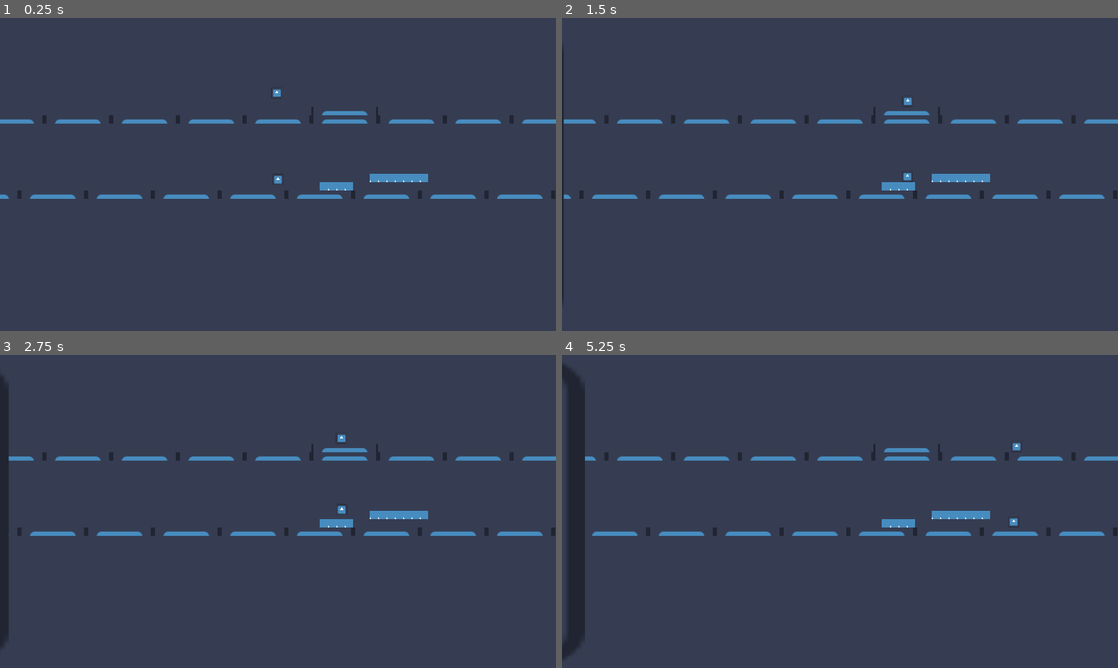
Above: before the commit, frames 1-4 (two rows, left to right).
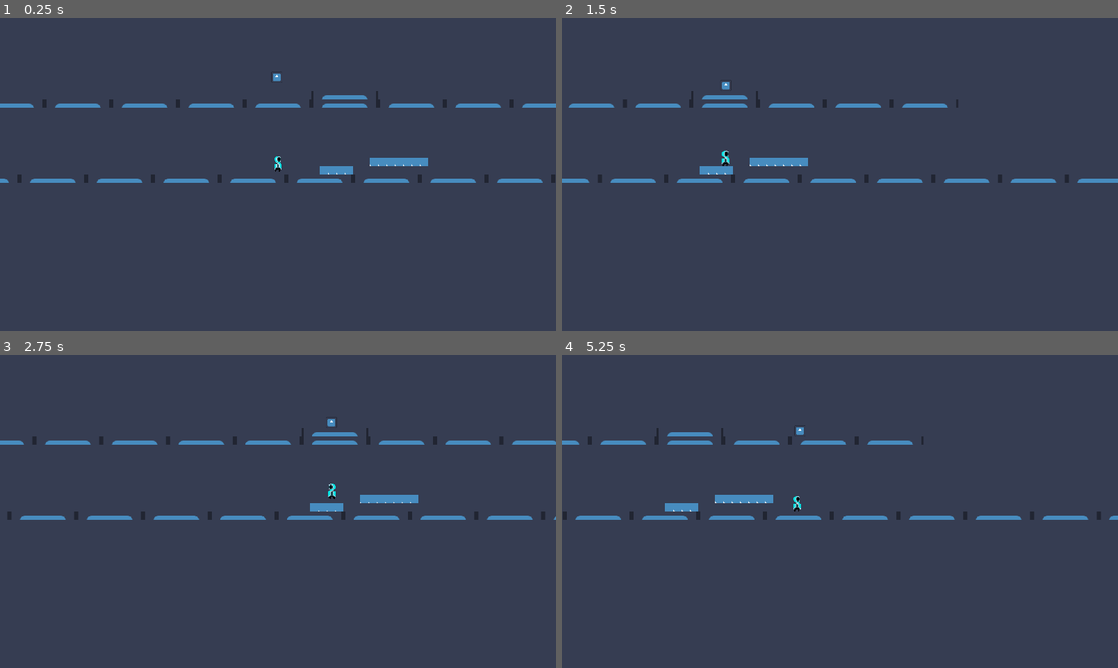
Above: after the commit, the same moments.

Repository: Crosgaard/DimensionHopperPlatformer
Game: Godot game, scene res://Scenes/test_lvl.tscn
The game is run twice, just before and just after one commit, with the same random seed, the same clock (stepped at 60 frames per second) and the same inputs. The engine's default icon, where the game draws it, is replaced by a stand-in: a white triangle on a blue panel in a dark square.
Inputs:
- Up to frame 1 (0.25 s): no input
- Up to frame 2 (1.5 s): tap Enter at 0.5 s; hold D (move_right) from 0.53 s (still down); tap Shift (dash) at 0.6 s; tap W (jump) at 0.77 s; tap Space (dimension_shift) at 1.35 s
- Up to frame 3 (2.75 s): tap W (jump) at 1.52 s; release D (move_right) at 2.03 s; hold A (move_left) from 2.03 s (still down); tap Shift (dash) at 2.1 s
- Up to frame 4 (5.25 s): release A (move_left) at 2.78 s; hold D (move_right) 2.78-4.28 s; tap Space (dimension_shift) at 2.85, 4.35 s; tap W (jump) at 3.02, 3.77, 4.52 s; tap Shift (dash) at 3.6, 5.1 s; hold A (move_left) 4.28-5.03 s; hold D (move_right) from 5.03 s (still down)

The runs differ from the first frame. In frame 1, 5.3% of the frame differs, in the area x 0-100%, y 17-58%; in frame 2, 5.1%; in frame 3, 6.4%; in frame 4, 7.5%, in the area x 0-100%, y 3-98%.

Commit message:
AnimationPlayerD2

Diff:
--- a/Scenes/Player/player.gd
+++ b/Scenes/Player/player.gd
@@ -7,7 +7,7 @@
 var has_dashed: bool = false
 var collected_counter: int = 0
 
-@onready var animator: AnimationPlayer = $AnimationPlayer
+@onready var animator: AnimationPlayer = $AnimationPlayerD1
 @onready var sprite: Sprite2D = $Sprite2D
 @onready var state_machine: Node = $StateMachine
 @onready var player_move_component = $PlayerMoveComponent
--- a/Scenes/Player/player.tscn
+++ b/Scenes/Player/player.tscn
@@ -1,7 +1,7 @@
 [gd_scene load_steps=18 format=3 uid="uid://dhg0dxlbdhr00"]
 
 [ext_resource type="Script" path="res://Scenes/Player/player.gd" id="1_j5a8v"]
-[ext_resource type="Texture2D" uid="uid://c7pes4cxofpbq" path="res://icon.svg" id="2_dfg3j"]
+[ext_resource type="Texture2D" uid="uid://dihj05ngctmvm" path="res://Graphics/Player/hooded figure spritesheet.png" id="2_kcstr"]
 [ext_resource type="PackedScene" uid="uid://d0y1gxmcj0n16" path="res://Scenes/StateMachine/state_machine.tscn" id="3_65l6p"]
 [ext_resource type="Script" path="res://Scenes/StateMachine/States/idle.gd" id="4_h8gdo"]
 [ext_resource type="Script" path="res://Scenes/Player/player_move_component.gd" id="4_mbmuw"]
@@ -11,7 +11,7 @@
 [ext_resource type="Script" path="res://Scenes/StateMachine/States/dash.gd" id="8_cvql2"]
 
 [sub_resource type="RectangleShape2D" id="RectangleShape2D_fw1i6"]
-size = Vector2(124, 124)
+size = Vector2(124, 181)
 
 [sub_resource type="Animation" id="Animation_hnkh5"]
 resource_name = "dash"
@@ -46,12 +46,20 @@
 script = ExtResource("1_j5a8v")
 
 [node name="CollisionShape2D" type="CollisionShape2D" parent="."]
+position = Vector2(0, 0.5)
 shape = SubResource("RectangleShape2D_fw1i6")
 
 [node name="Sprite2D" type="Sprite2D" parent="."]
-texture = ExtResource("2_dfg3j")
+scale = Vector2(11, 11)
+texture = ExtResource("2_kcstr")
+hframes = 68
 
-[node name="AnimationPlayer" type="AnimationPlayer" parent="."]
+[node name="AnimationPlayerD1" type="AnimationPlayer" parent="."]
+libraries = {
+"": SubResource("AnimationLibrary_uvkxn")
+}
+
+[node name="AnimationPlayerD2" type="AnimationPlayer" parent="."]
 libraries = {
 "": SubResource("AnimationLibrary_uvkxn")
 }
--- a/Scenes/test_lvl.tscn
+++ b/Scenes/test_lvl.tscn
@@ -351,10 +351,6 @@
 format = 2
 layer_0/tile_data = PackedInt32Array(65531, 131072, 1, 65532, 196608, 1, 65533, 262144, 1, 65534, 327680, 1, 65535, 393 …(5551 unchanged characters)…
 
-[node name="Camera2D" type="Camera2D" parent="."]
-position = Vector2(0, -91)
-zoom = Vector2(0.6, 0.6)
-
 [node name="Player" parent="." instance=ExtResource("2_pntus")]
 position = Vector2(0, -91)
 scale = Vector2(0.5, 0.5)
--- a/project.godot
+++ b/project.godot
@@ -68,4 +68,5 @@
 
 [rendering]
 
+textures/canvas_textures/default_texture_filter=0
 renderer/rendering_method="mobile"
Binary file added: Graphics/Player/hooded figure spritesheet.png
Not shown, added: Graphics/Player/hooded figure spritesheet.png.import
